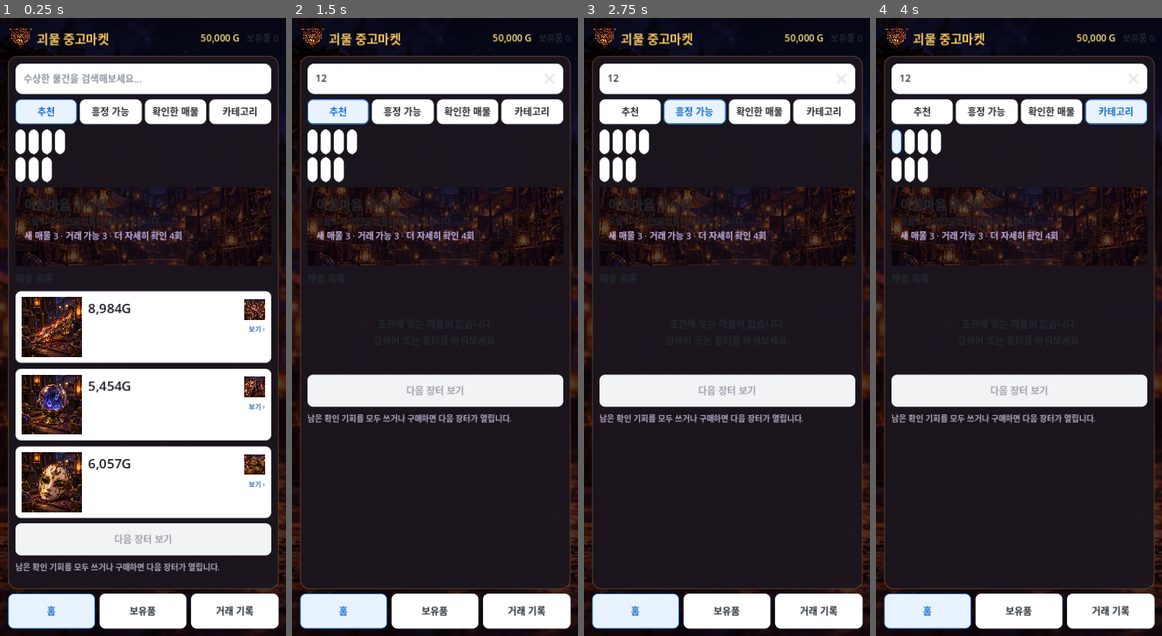
Above: before the commit, frames 1-4 (left to right).
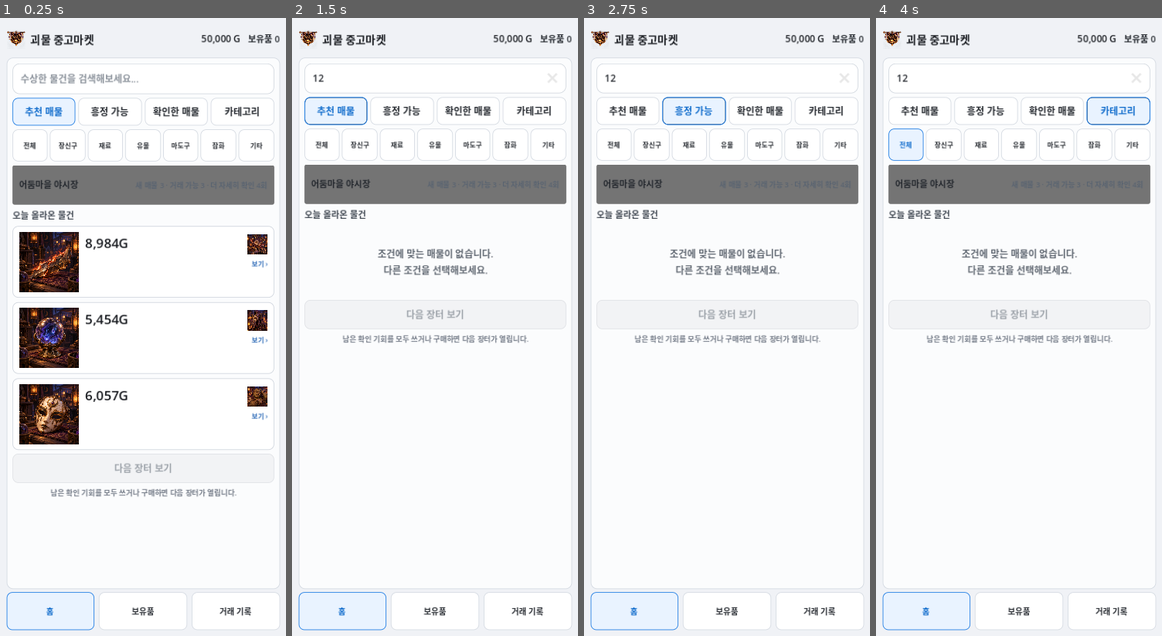
Above: after the commit, the same moments.

Repository: Queenrain9/monster-used-market
Game: Godot game, scene res://scenes/main.tscn
The game is run twice, just before and just after one commit, with the same random seed, the same clock (stepped at 60 frames per second) and the same inputs.
Inputs (mouse positions are in pixels of both pictures, inside the frame that each line leads up to):
- Up to frame 1 (0.25 s): no input
- Up to frame 2 (1.5 s): click (435, 79) at 0.52 s; type "12" at 0.6 s; click "추천" (after the commit: "추천 매물") at 1.25 s
- Up to frame 3 (2.75 s): click "흥정 가능" at 2 s
- Up to frame 4 (4 s): click "확인한 매물" at 2.75 s; click "카테고리" at 3.5 s

The runs differ from the first frame. In frame 1, 61% of the frame differs, in the area x 0-100%, y 0-100%; in frame 2, 84%; in frame 3, 84%; in frame 4, 84%.

Commit message:
ui: rebuild home screen to wireframe fidelity v0.2.5

Diff:
--- a/scenes/main.tscn
+++ b/scenes/main.tscn
@@ -4,20 +4,20 @@
 [ext_resource type="PackedScene" path="res://scenes/listing_card.tscn" id="2_card"]
 
 [sub_resource type="StyleBoxFlat" id="Panel"]
-bg_color = Color(0.105, 0.082, 0.117, 0.96)
+bg_color = Color(0.985, 0.987, 0.99, 1)
 border_width_left = 1
 border_width_top = 1
 border_width_right = 1
 border_width_bottom = 1
-border_color = Color(0.42, 0.285, 0.18, 0.9)
-corner_radius_top_left = 12
-corner_radius_top_right = 12
-corner_radius_bottom_right = 12
-corner_radius_bottom_left = 12
-content_margin_left = 10.0
-content_margin_top = 10.0
-content_margin_right = 10.0
-content_margin_bottom = 10.0
+border_color = Color(0.84, 0.86, 0.89, 1)
+corner_radius_top_left = 8
+corner_radius_top_right = 8
+corner_radius_bottom_right = 8
+corner_radius_bottom_left = 8
+content_margin_left = 8.0
+content_margin_top = 8.0
+content_margin_right = 8.0
+content_margin_bottom = 8.0
 
 [node name="Main" type="Control"]
 layout_mode = 3
@@ -36,9 +36,10 @@
 grow_horizontal = 2
 grow_vertical = 2
 mouse_filter = 2
-color = Color(0.045, 0.035, 0.052, 1)
+color = Color(0.94, 0.95, 0.965, 1)
 
 [node name="Backdrop" type="TextureRect" parent="."]
+visible = false
 layout_mode = 1
 anchors_preset = 15
 anchor_right = 1.0
@@ -57,22 +58,22 @@
 anchor_bottom = 1.0
 grow_horizontal = 2
 grow_vertical = 2
-theme_override_constants/margin_left = 10
-theme_override_constants/margin_top = 10
-theme_override_constants/margin_right = 10
-theme_override_constants/margin_bottom = 10
+theme_override_constants/margin_left = 8
+theme_override_constants/margin_top = 8
+theme_override_constants/margin_right = 8
+theme_override_constants/margin_bottom = 8
 
 [node name="RootVBox" type="VBoxContainer" parent="Margin"]
 layout_mode = 2
+theme_override_constants/separation = 4
+
+[node name="Header" type="HBoxContainer" parent="Margin/RootVBox"]
+custom_minimum_size = Vector2(0, 42)
+layout_mode = 2
 theme_override_constants/separation = 6
 
-[node name="Header" type="HBoxContainer" parent="Margin/RootVBox"]
-custom_minimum_size = Vector2(0, 36)
-layout_mode = 2
-theme_override_constants/separation = 5
-
 [node name="Brand" type="TextureRect" parent="Margin/RootVBox/Header"]
-custom_minimum_size = Vector2(34, 34)
+custom_minimum_size = Vector2(26, 26)
 layout_mode = 2
 mouse_filter = 2
 expand_mode = 1
@@ -81,15 +82,15 @@
 [node name="Title" type="Label" parent="Margin/RootVBox/Header"]
 layout_mode = 2
 size_flags_horizontal = 3
-theme_override_colors/font_color = Color(0.956, 0.766, 0.368, 1)
-theme_override_font_sizes/font_size = 17
+theme_override_colors/font_color = Color(0.12, 0.13, 0.15, 1)
+theme_override_font_sizes/font_size = 15
 text = "괴물 중고마켓"
 autowrap_mode = 3
 
 [node name="GoldLabel" type="Label" parent="Margin/RootVBox/Header"]
 custom_minimum_size = Vector2(78, 0)
 layout_mode = 2
-theme_override_colors/font_color = Color(1, 0.88, 0.48, 1)
+theme_override_colors/font_color = Color(0.12, 0.13, 0.15, 1)
 theme_override_font_sizes/font_size = 13
 text = "50,000 G"
 horizontal_alignment = 2
@@ -126,15 +127,16 @@
 [node name="Box" type="VBoxContainer" parent="Margin/RootVBox/MarketPanel/Scroll"]
 layout_mode = 2
 size_flags_horizontal = 3
-theme_override_constants/separation = 7
+theme_override_constants/separation = 5
 
 [node name="SearchInput" type="LineEdit" parent="Margin/RootVBox/MarketPanel/Scroll/Box"]
-custom_minimum_size = Vector2(0, 42)
+custom_minimum_size = Vector2(0, 40)
 layout_mode = 2
 placeholder_text = "수상한 물건을 검색해보세요..."
 clear_button_enabled = true
 
 [node name="TabRow" type="HBoxContainer" parent="Margin/RootVBox/MarketPanel/Scroll/Box"]
+custom_minimum_size = Vector2(0, 38)
 layout_mode = 2
 theme_override_constants/separation = 4
 
@@ -142,7 +144,7 @@
 layout_mode = 2
 size_flags_horizontal = 3
 toggle_mode = true
-text = "추천"
+text = "추천 매물"
 
 [node name="NegotiableTabButton" type="Button" parent="Margin/RootVBox/MarketPanel/Scroll/Box/TabRow"]
 layout_mode = 2
@@ -162,98 +164,120 @@
 toggle_mode = true
 text = "카테고리"
 
-[node name="CategoryGrid" type="GridContainer" parent="Margin/RootVBox/MarketPanel/Scroll/Box"]
-layout_mode = 2
-columns = 4
+[node name="CategoryGrid" type="HBoxContainer" parent="Margin/RootVBox/MarketPanel/Scroll/Box"]
+custom_minimum_size = Vector2(0, 44)
+layout_mode = 2
+theme_override_constants/separation = 3
 
 [node name="AllCategoryButton" type="Button" parent="Margin/RootVBox/MarketPanel/Scroll/Box/CategoryGrid"]
 layout_mode = 2
-toggle_mode = true
+size_flags_horizontal = 3
+toggle_mode = true
+theme_override_font_sizes/font_size = 9
 text = "전체"
 
 [node name="AccessoryCategoryButton" type="Button" parent="Margin/RootVBox/MarketPanel/Scroll/Box/CategoryGrid"]
 layout_mode = 2
-toggle_mode = true
+size_flags_horizontal = 3
+toggle_mode = true
+theme_override_font_sizes/font_size = 9
 text = "장신구"
 
 [node name="MaterialCategoryButton" type="Button" parent="Margin/RootVBox/MarketPanel/Scroll/Box/CategoryGrid"]
 layout_mode = 2
-toggle_mode = true
+size_flags_horizontal = 3
+toggle_mode = true
+theme_override_font_sizes/font_size = 9
 text = "재료"
 
 [node name="RelicCategoryButton" type="Button" parent="Margin/RootVBox/MarketPanel/Scroll/Box/CategoryGrid"]
 layout_mode = 2
-toggle_mode = true
+size_flags_horizontal = 3
+toggle_mode = true
+theme_override_font_sizes/font_size = 9
 text = "유물"
 
 [node name="MagicToolCategoryButton" type="Button" parent="Margin/RootVBox/MarketPanel/Scroll/Box/CategoryGrid"]
 layout_mode = 2
-toggle_mode = true
+size_flags_horizontal = 3
+toggle_mode = true
+theme_override_font_sizes/font_size = 9
 text = "마도구"
 
 [node name="MiscCategoryButton" type="Button" parent="Margin/RootVBox/MarketPanel/Scroll/Box/CategoryGrid"]
 layout_mode = 2
-toggle_mode = true
+size_flags_horizontal = 3
+toggle_mode = true
+theme_override_font_sizes/font_size = 9
 text = "잡화"
 
 [node name="OtherCategoryButton" type="Button" parent="Margin/RootVBox/MarketPanel/Scroll/Box/CategoryGrid"]
 layout_mode = 2
-toggle_mode = true
+size_flags_horizontal = 3
+toggle_mode = true
+theme_override_font_sizes/font_size = 9
 text = "기타"
 
 [node name="MarketBanner" type="PanelContainer" parent="Margin/RootVBox/MarketPanel/Scroll/Box"]
-custom_minimum_size = Vector2(0, 108)
+custom_minimum_size = Vector2(0, 54)
 layout_mode = 2
 clip_contents = true
 
 [node name="Art" type="TextureRect" parent="Margin/RootVBox/MarketPanel/Scroll/Box/MarketBanner"]
+visible = false
 layout_mode = 2
 mouse_filter = 2
 expand_mode = 1
 stretch_mode = 6
 
 [node name="Shade" type="ColorRect" parent="Margin/RootVBox/MarketPanel/Scroll/Box/MarketBanner"]
+visible = false
 layout_mode = 2
 mouse_filter = 2
-color = Color(0.035, 0.02, 0.06, 0.68)
+color = Color(1, 1, 1, 0)
 
 [node name="Inset" type="MarginContainer" parent="Margin/RootVBox/MarketPanel/Scroll/Box/MarketBanner"]
 layout_mode = 2
-theme_override_constants/margin_left = 12
-theme_override_constants/margin_right = 12
-theme_override_constants/margin_top = 10
-theme_override_constants/margin_bottom = 10
-
-[node name="MarketState" type="VBoxContainer" parent="Margin/RootVBox/MarketPanel/Scroll/Box/MarketBanner/Inset"]
-layout_mode = 2
-theme_override_constants/separation = 2
+theme_override_constants/margin_left = 9
+theme_override_constants/margin_right = 9
+theme_override_constants/margin_top = 6
+theme_override_constants/margin_bottom = 6
+
+[node name="MarketState" type="HBoxContainer" parent="Margin/RootVBox/MarketPanel/Scroll/Box/MarketBanner/Inset"]
+layout_mode = 2
+theme_override_constants/separation = 8
 
 [node name="MarketTitle" type="Label" parent="Margin/RootVBox/MarketPanel/Scroll/Box/MarketBanner/Inset/MarketState"]
-layout_mode = 2
-theme_override_font_sizes/font_size = 17
+custom_minimum_size = Vector2(100, 0)
+layout_mode = 2
+theme_override_font_sizes/font_size = 12
 text = "어둠마을 야시장"
+vertical_alignment = 1
 
 [node name="MarketIntro" type="Label" parent="Margin/RootVBox/MarketPanel/Scroll/Box/MarketBanner/Inset/MarketState"]
-layout_mode = 2
-theme_override_font_sizes/font_size = 11
+visible = false
+layout_mode = 2
 text = "오늘도 수상한 물건들이 올라와 있습니다."
+
+[node name="MarketInfo" type="Label" parent="Margin/RootVBox/MarketPanel/Scroll/Box/MarketBanner/Inset/MarketState"]
+layout_mode = 2
+size_flags_horizontal = 3
+theme_override_font_sizes/font_size = 10
+theme_override_colors/font_color = Color(0.35, 0.39, 0.44, 1)
+text = "새 매물 3 · 거래 가능 3 · 확인 4회"
+horizontal_alignment = 2
+vertical_alignment = 1
 autowrap_mode = 3
 
-[node name="MarketInfo" type="Label" parent="Margin/RootVBox/MarketPanel/Scroll/Box/MarketBanner/Inset/MarketState"]
+[node name="FeedTitle" type="Label" parent="Margin/RootVBox/MarketPanel/Scroll/Box"]
 layout_mode = 2
 theme_override_font_sizes/font_size = 12
-theme_override_colors/font_color = Color(0.77, 0.7, 0.9, 1)
-text = "새 매물 3 · 거래 가능 3 · 더 자세히 확인 4회"
-autowrap_mode = 3
-
-[node name="FeedTitle" type="Label" parent="Margin/RootVBox/MarketPanel/Scroll/Box"]
-layout_mode = 2
-theme_override_font_sizes/font_size = 13
-text = "매물 목록"
+theme_override_colors/font_color = Color(0.26, 0.29, 0.33, 1)
+text = "오늘 올라온 물건"
 
 [node name="FeedCards" type="VBoxContainer" parent="Margin/RootVBox/MarketPanel/Scroll/Box"]
 layout_mode = 2
-theme_override_constants/separation = 8
+theme_override_constants/separation = 6
 
 [node name="ListingCard1" parent="Margin/RootVBox/MarketPanel/Scroll/Box/FeedCards" instance=ExtResource("2_card")]
 layout_mode = 2
@@ -266,23 +290,25 @@
 
 [node name="EmptyState" type="Label" parent="Margin/RootVBox/MarketPanel/Scroll/Box"]
 visible = false
-custom_minimum_size = Vector2(0, 100)
-layout_mode = 2
-text = "조건에 맞는 매물이 없습니다.\n검색어 또는 필터를 바꿔보세요."
+custom_minimum_size = Vector2(0, 92)
+layout_mode = 2
+theme_override_colors/font_color = Color(0.38, 0.41, 0.45, 1)
+text = "조건에 맞는 매물이 없습니다.\n다른 조건을 선택해보세요."
 horizontal_alignment = 1
 vertical_alignment = 1
 autowrap_mode = 2
 
 [node name="NextMarketButton" type="Button" parent="Margin/RootVBox/MarketPanel/Scroll/Box"]
-custom_minimum_size = Vector2(0, 44)
+custom_minimum_size = Vector2(0, 40)
 layout_mode = 2
 text = "다음 장터 보기"
 
 [node name="NextMarketHint" type="Label" parent="Margin/RootVBox/MarketPanel/Scroll/Box"]
 layout_mode = 2
-theme_override_font_sizes/font_size = 11
-theme_override_colors/font_color = Color(0.7, 0.66, 0.75, 1)
+theme_override_font_sizes/font_size = 10
+theme_override_colors/font_color = Color(0.45, 0.48, 0.53, 1)
 text = "남은 확인 기회를 모두 쓰거나 구매하면 다음 장터가 열립니다."
+horizontal_alignment = 1
 autowrap_mode = 3
 
 [node name="DetailPanel" type="PanelContainer" parent="Margin/RootVBox"]
@@ -933,26 +959,29 @@
 theme_override_constants/separation = 6
 
 [node name="MarketNavButton" type="Button" parent="Margin/RootVBox/NavRow"]
-custom_minimum_size = Vector2(0, 48)
-layout_mode = 2
-size_flags_horizontal = 3
-toggle_mode = true
+custom_minimum_size = Vector2(0, 52)
+layout_mode = 2
+size_flags_horizontal = 3
+toggle_mode = true
+theme_override_font_sizes/font_size = 11
 text = "홈"
 autowrap_mode = 3
 
 [node name="InventoryNavButton" type="Button" parent="Margin/RootVBox/NavRow"]
-custom_minimum_size = Vector2(0, 48)
-layout_mode = 2
-size_flags_horizontal = 3
-toggle_mode = true
+custom_minimum_size = Vector2(0, 52)
+layout_mode = 2
+size_flags_horizontal = 3
+toggle_mode = true
+theme_override_font_sizes/font_size = 11
 text = "보유품"
 autowrap_mode = 3
 
 [node name="RecordsNavButton" type="Button" parent="Margin/RootVBox/NavRow"]
-custom_minimum_size = Vector2(0, 48)
-layout_mode = 2
-size_flags_horizontal = 3
-toggle_mode = true
+custom_minimum_size = Vector2(0, 52)
+layout_mode = 2
+size_flags_horizontal = 3
+toggle_mode = true
+theme_override_font_sizes/font_size = 11
 text = "거래 기록"
 autowrap_mode = 3
 
